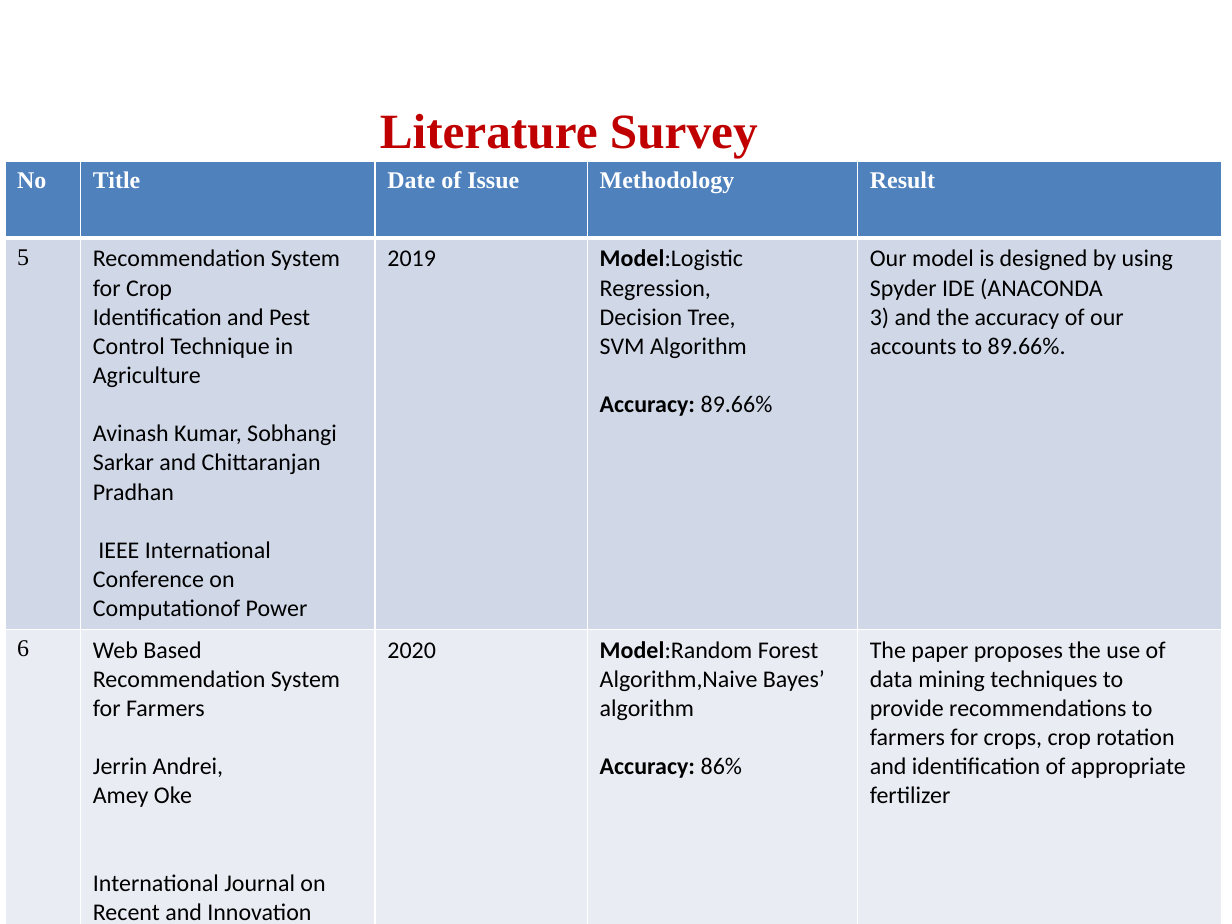
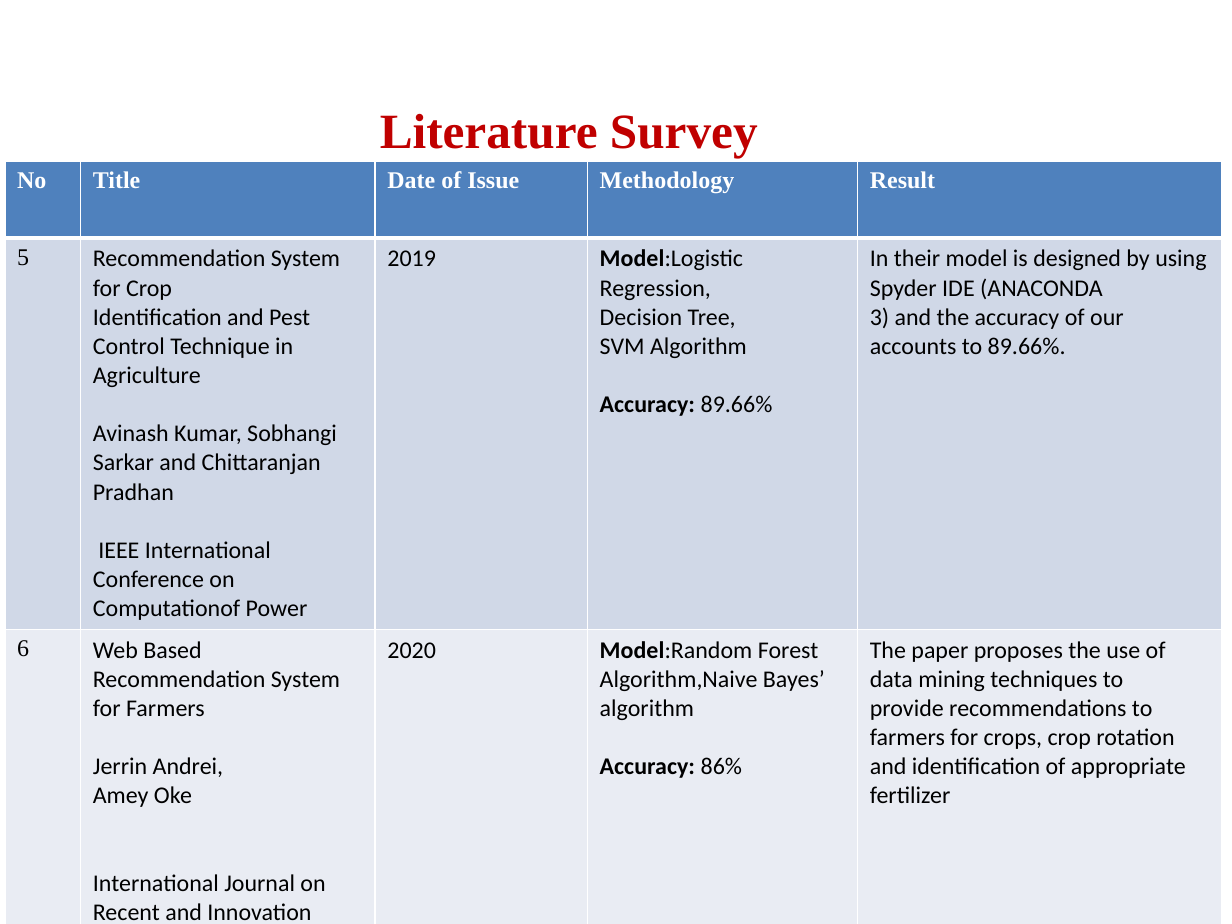
Before and after one commit to tusharpangare/Project-Documents, a slide deck: slide 8 of ppt Group 12.pptx. Drawn at 1232x924 pixels with LibreOffice and Linux fonts; fonts in the diff are those of the drawing. Boxes give left, top, right and bottom in pixels: in the first picture for what was removed or moved away, otherwise in the second. Text is boxed around its words. In the diff, an @@ line names an element or a change of style, - is before the commit and + after.

```diff
--- a/ppt Group 12.pptx
+++ b/ppt Group 12.pptx
@@ table at box(5, 161, 1222, 924) @@
-row 2, column 5: Our model is designed by using Spyder IDE (ANACONDA / 3) and the accuracy of our accounts to 89.66%.
+row 2, column 5: In their model is designed by using Spyder IDE (ANACONDA / 3) and the accuracy of our accounts to 89.66%.
```
Also in this commit, not shown: 5 other slides changed, 1 other file.
